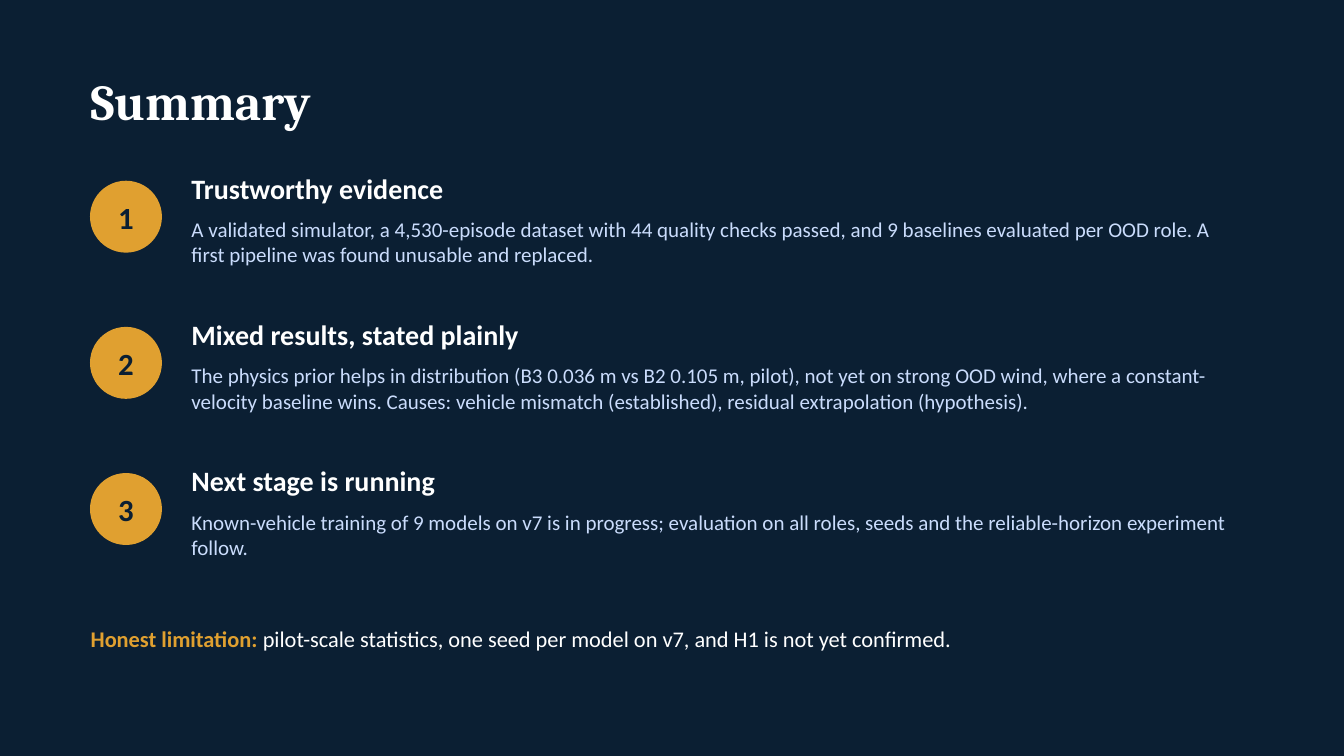
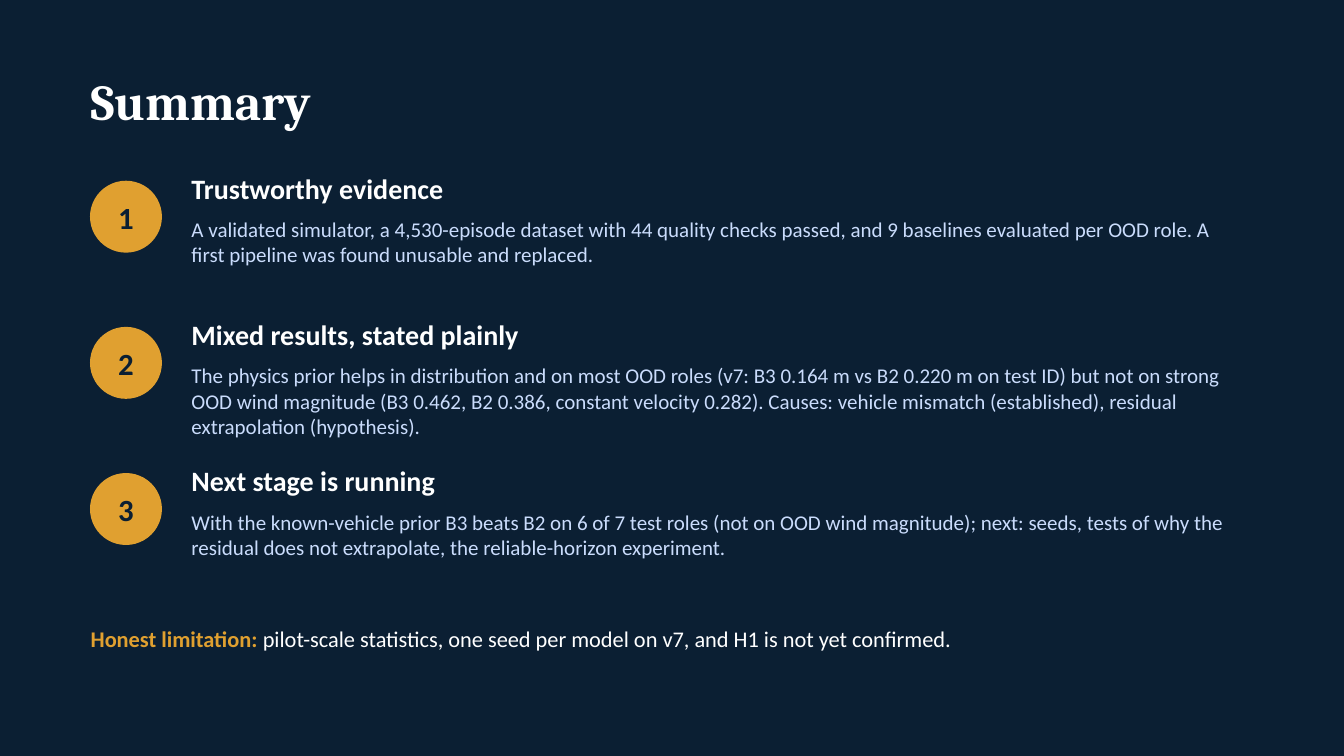
Before and after one commit to ChethanPutran/PhysiWorldUAV, a slide deck: slide 58 of report/slides/PhysiWorldUAV_midterm.pptx. Drawn at 1344x756 pixels with LibreOffice and Linux fonts; fonts in the diff are those of the drawing. Boxes give left, top, right and bottom in pixels: in the first picture for what was removed or moved away, otherwise in the second. Text is boxed around its words. In the diff, an @@ line names an element or a change of style, - is before the commit and + after.

```diff
--- a/report/slides/PhysiWorldUAV_midterm.pptx
+++ b/report/slides/PhysiWorldUAV_midterm.pptx
@@ text at box(191, 368, 1219, 438): text changed @@
-The physics prior helps in distribution (B3 0.036 m vs B2 0.105 m, pilot), not yet on strong OOD wind, where a constant-velocity baseline wins. Causes: vehicle mismatch (established), residual extrapolation (hypothesis).
+The physics prior helps in distribution and on most OOD roles (v7: B3 0.164 m vs B2 0.220 m on test ID) but not on strong OOD wind magnitude (B3 0.462, B2 0.386, constant velocity 0.282). Causes: vehicle mismatch (established), residual extrapolation (hypothesis).
@@ text at box(191, 515, 1222, 559): text changed @@
-Known-vehicle training of 9 models on v7 is in progress; evaluation on all roles, seeds and the reliable-horizon experiment follow.
+With the known-vehicle prior B3 beats B2 on 6 of 7 test roles (not on OOD wind magnitude); next: seeds, tests of why the residual does not extrapolate, the reliable-horizon experiment.
```
Also in this commit, not shown: 8 other slides changed, 2 slides added, 2 slides removed, 21 other files.
